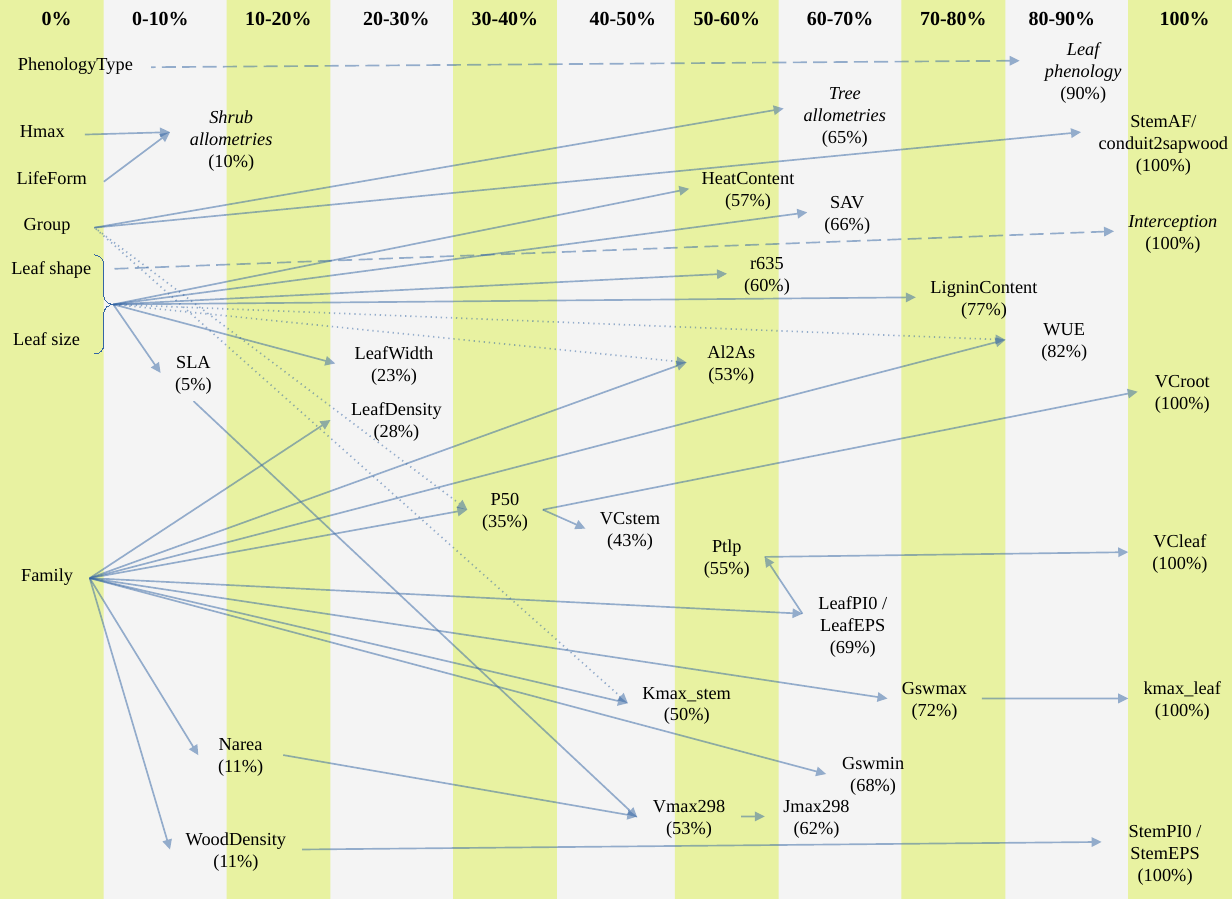
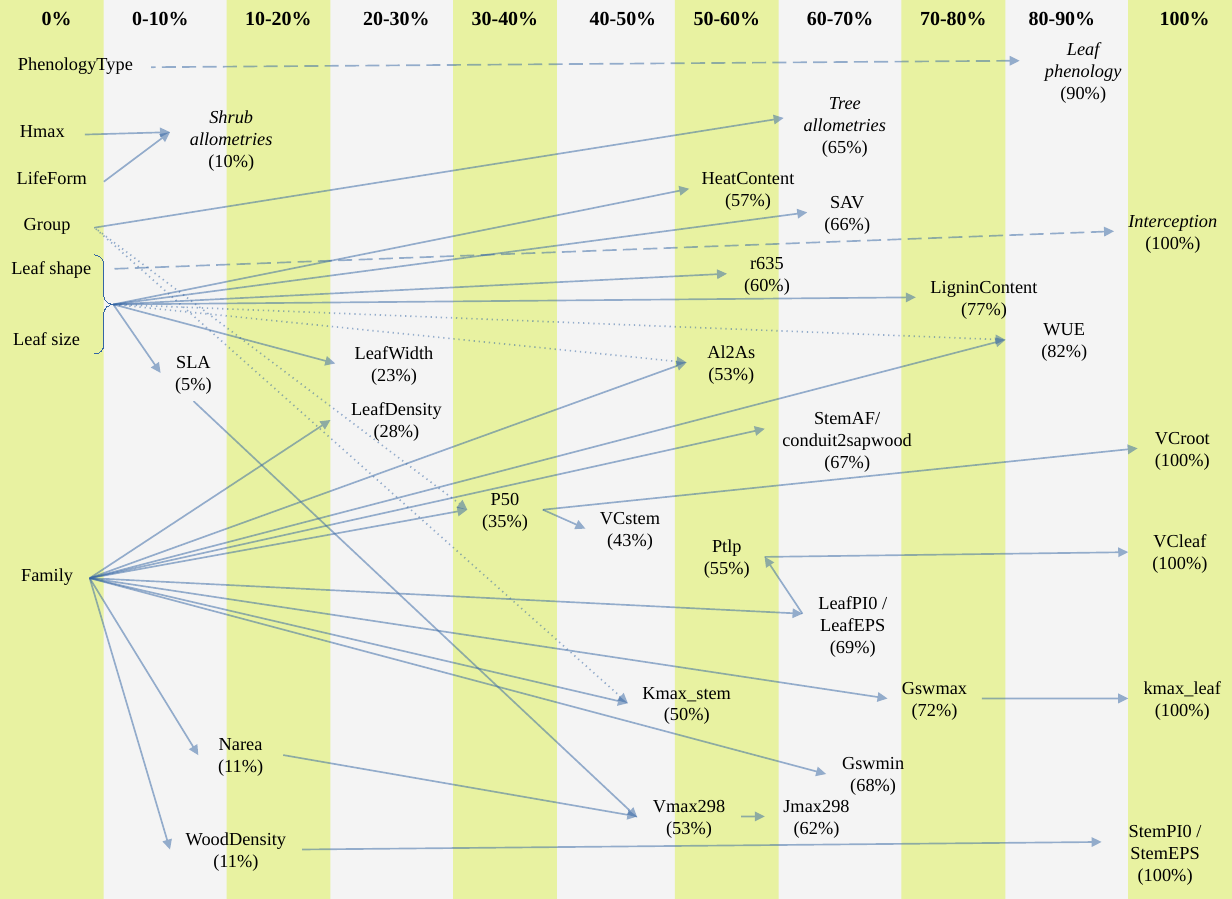
Before and after one commit to emf-creaf/medfatebook, a slide deck: slide 11 of Hydraulics.odp. Drawn at 1232x899 pixels with LibreOffice and Linux fonts; fonts in the diff are those of the drawing. Boxes give left, top, right and bottom in pixels: in the first picture for what was removed or moved away, otherwise in the second. Text is boxed around its words. In the diff, an @@ line names an element or a change of style, - is before the commit and + after.

Commit message:
conduit2sapwood

```diff
--- a/Hydraulics.odp
+++ b/Hydraulics.odp
@@ text "Tree allometries": place and size @@
-text "Tree allometries" at (804, 87, 887, 147)
+text "Tree allometries" at (804, 97, 887, 157)
@@ arrow moved from (784, 109) - (95, 228) to (784, 117) - (95, 228) @@
@@ text "StemAF/conduit2sapwood": place and size @@
-text "StemAF/conduit2sapwood" at (1099, 115, 1228, 175)
+text "StemAF/conduit2sapwood" at (782, 412, 911, 472)
@@ text "VCroot": place and size @@
-text "VCroot" at (1155, 375, 1210, 413)
+text "VCroot" at (1155, 432, 1210, 470)
@@ arrow moved from (1081, 132) - (95, 228) to (765, 429) - (90, 578) @@
@@ arrow moved from (1137, 392) - (543, 509) to (1137, 448) - (543, 509) @@
@@ text at (824, 455, 870, 472): text changed @@
-(100%)
+(67%)
```
Also in this commit, not shown: 4 other slides changed, 32 other files.
